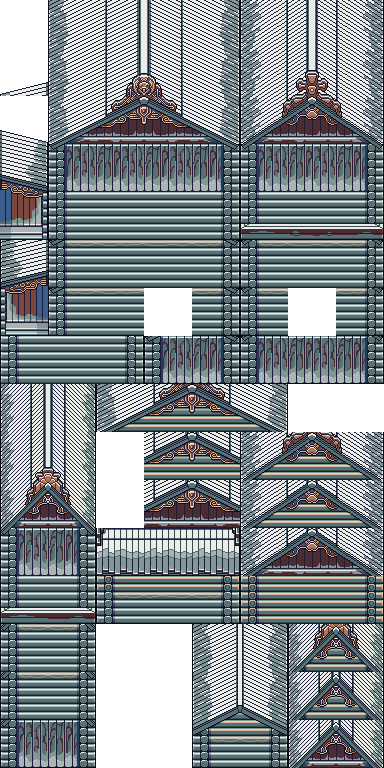
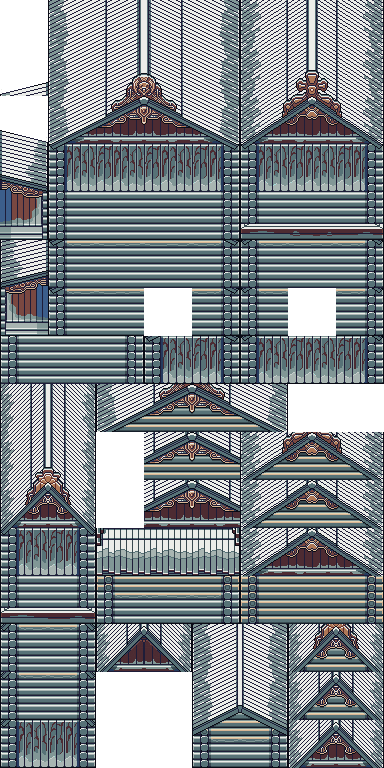
Layer changes from the first 384px x 768px image to the second:
painted on "Layer 0" over [96, 624, 192, 672]